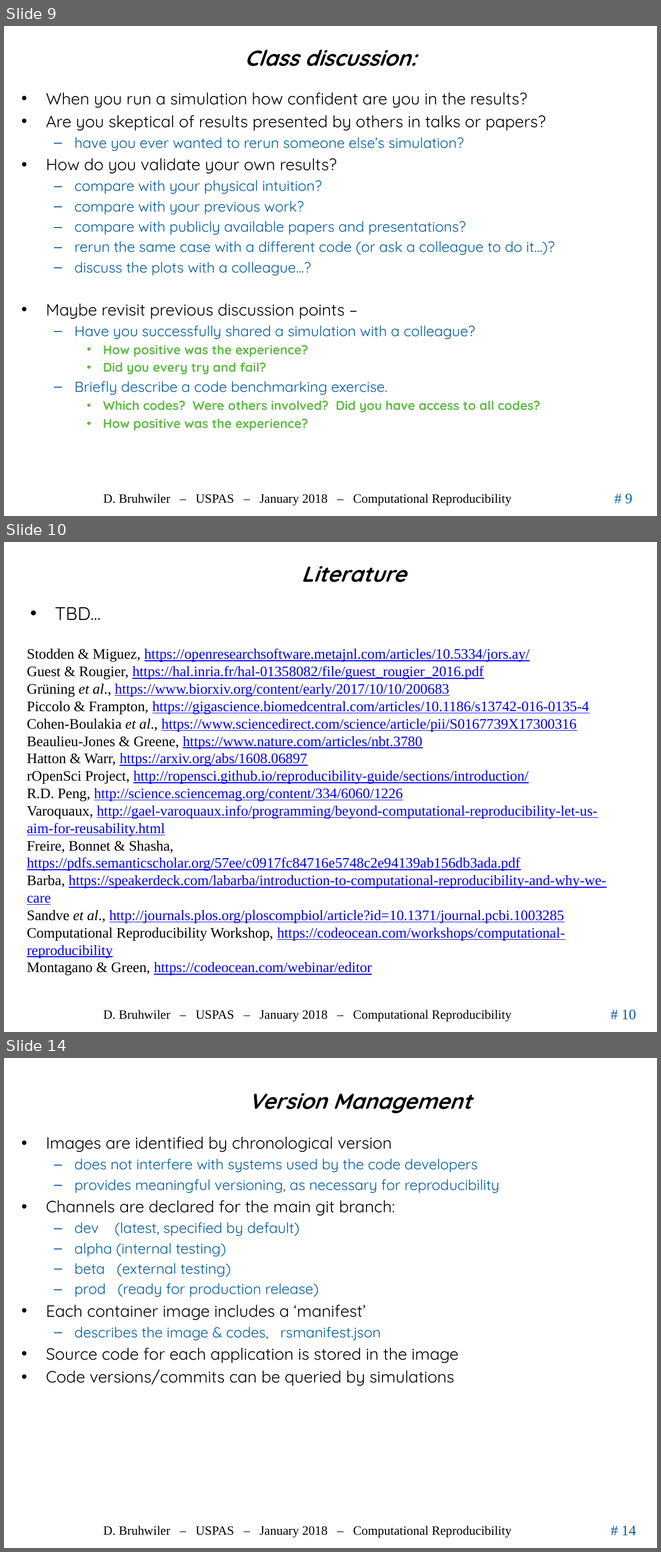
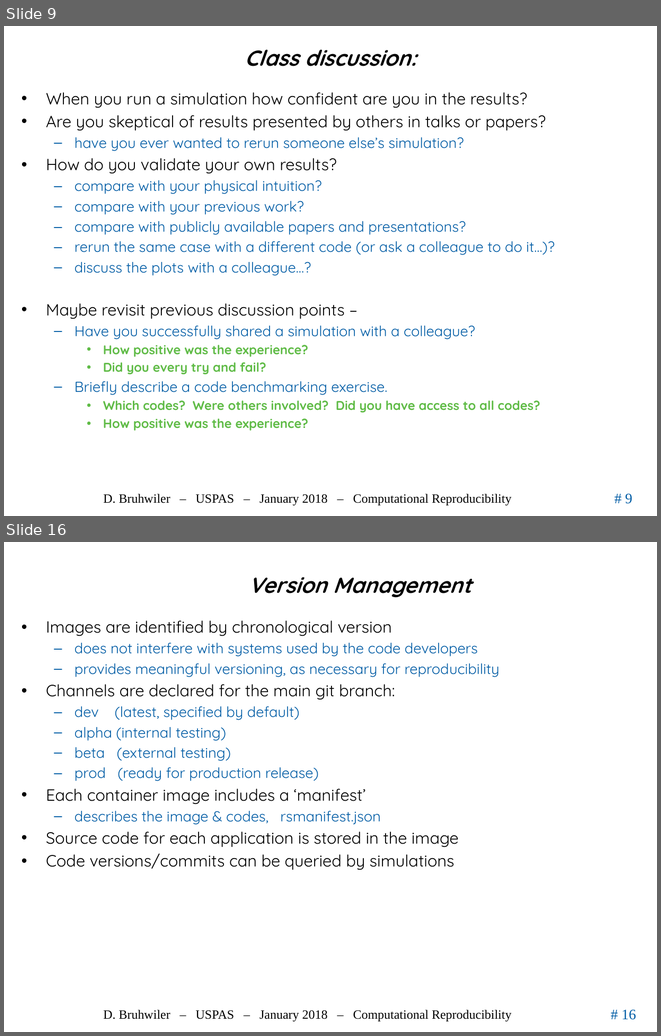
Before and after one commit to uspas/simbeamplasma18, a slide deck: computational_reproducibility/lecture/2018_ComputationalReproducibility_Bruhwiler_USPAS.pptx. Shown one above the other, each under a label of ours: slides 9, 10 and 14 before the commit, slides 9 and 16 after it; the slides between them are not shown. The pictures are 661x1552 and 661x1036 pixels, drawn with LibreOffice and Linux fonts; fonts in the diff are those of the drawing; background and template pictures are left out. Boxes give left, top, right and bottom in pixels: in the first picture for what was removed or moved away, otherwise in the second. Text is boxed around its words. In the diff, an @@ line names an element or a change of style, - is before the commit and + after.

```diff
--- a/computational_reproducibility/lecture/2018_ComputationalReproducibility_Bruhwiler_USPAS.pptx
+++ b/computational_reproducibility/lecture/2018_ComputationalReproducibility_Bruhwiler_USPAS.pptx
@@ slide 10 removed at [4,542,657,1032], background #FFFFFF; not listed: 3 template elements that a slide beside it also shows @@
@@ title removed at [301,566,406,582] @@
-Literature
@@ text removed at [55,607,101,620] @@
-• TBD…
@@ text removed at [27,648,606,975] @@
-Stodden & Miguez, https://openresearchsoftware.metajnl.com/articles/10.5334/jors.ay/
-Guest & Rougier, https://hal.inria.fr/hal-01358082/file/guest_rougier_2016.pdf
-Grüning et al., https://www.biorxiv.org/content/early/2017/10/10/200683
-Piccolo & Frampton, https://gigascience.biomedcentral.com/articles/10.1186/s13742-016-0135-4
-Cohen-Boulakia et al., https://www.sciencedirect.com/science/article/pii/S0167739X17300316
-Beaulieu-Jones & Greene, https://www.nature.com/articles/nbt.3780
-Hatton & Warr, https://arxiv.org/abs/1608.06897
-rOpenSci Project, http://ropensci.github.io/reproducibility-guide/sections/introduction/
-R.D. Peng, http://science.sciencemag.org/content/334/6060/1226
-Varoquaux, http://gael-varoquaux.info/programming/beyond-computational-reproducibility-let-us-aim-for-reusability.html
-Freire, Bonnet & Shasha, https://pdfs.semanticscholar.org/57ee/c0917fc84716e5748c2e94139ab156db3ada.pdf
-Barba, https://speakerdeck.com/labarba/introduction-to-computational-reproducibility-and-why-we-care
-Sandve et al., http://journals.plos.org/ploscompbiol/article?id=10.1371/journal.pcbi.1003285
-Computational Reproducibility Workshop, https://codeocean.com/workshops/computational-reproducibility
-Montagano & Green, https://codeocean.com/webinar/editor
@@ what was slide 14 is now slide 16 @@
@@ page number at [621,1009,636,1020]: text changed @@
-# 14
+# 16
```
Also in this commit, not shown: 2 slides changed, 4 slides added, 1 other slide removed.
